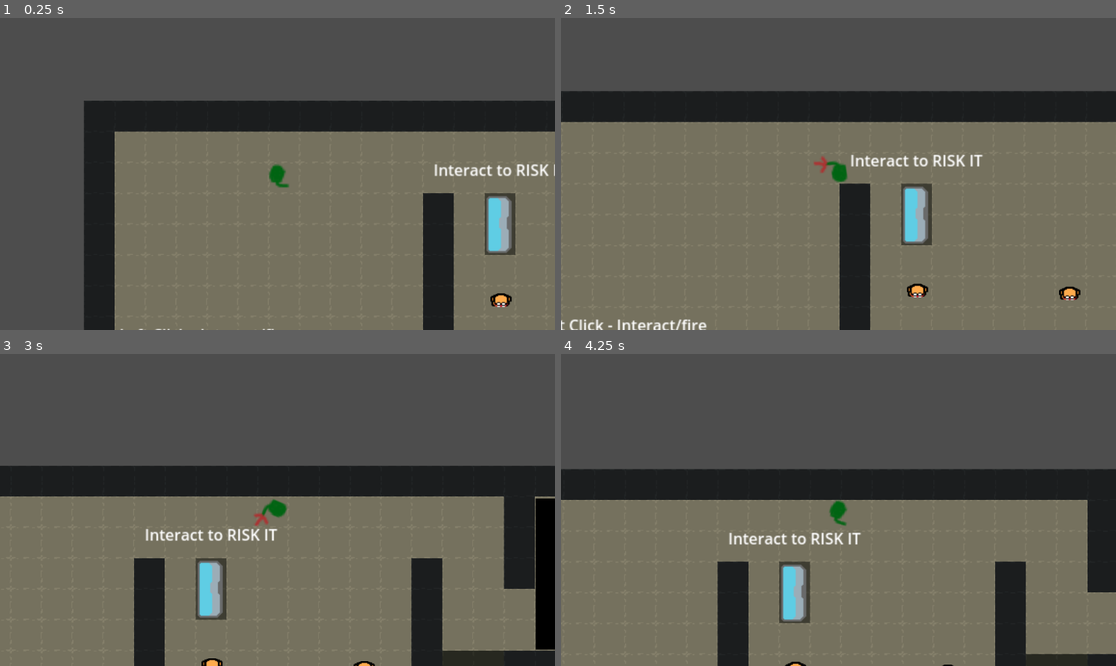
Above: before the commit, frames 1-4 (two rows, left to right).
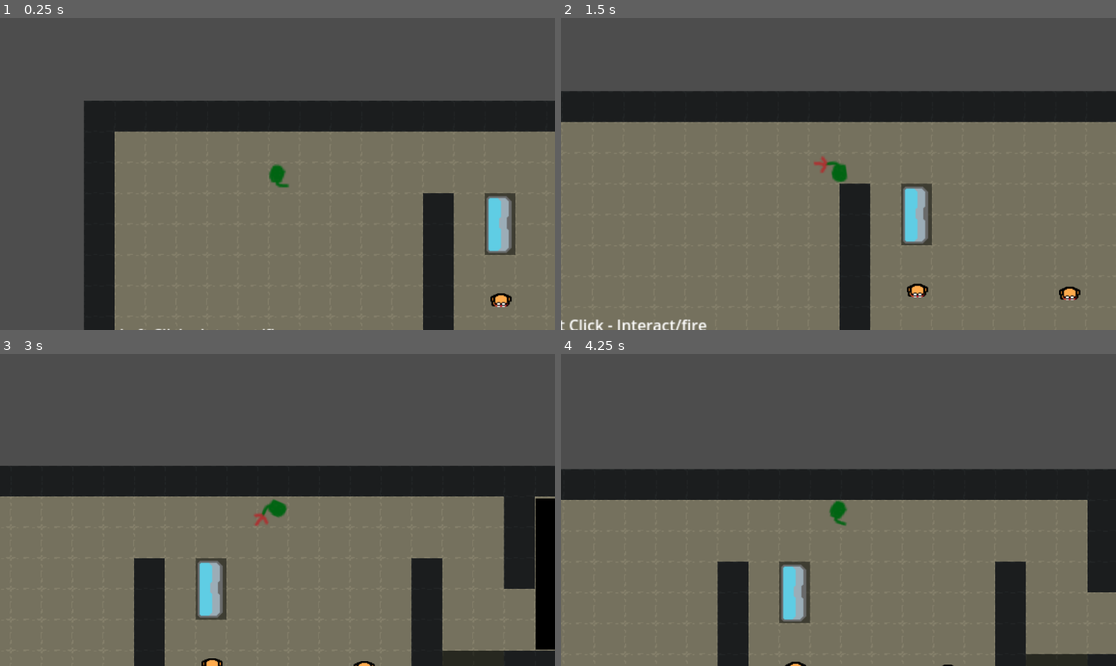
Above: after the commit, the same moments.

Repository: BobWizardLad/risk-it-for-the-biscuit
Game: Godot game, scene res://levels/trial_one.tscn
The game is run twice, just before and just after one commit, with the same random seed, the same clock (stepped at 60 frames per second) and the same inputs.
Inputs (mouse positions are in pixels of both pictures, inside the frame that each line leads up to):
- Up to frame 1 (0.25 s): no input
- Up to frame 2 (1.5 s): tap Enter at 0.5 s; move the mouse to (960, 158) at 0.52 s; press the mouse at (960, 158) at 0.53 s; hold Right (ui_right) 0.53-1.28 s; move the mouse to (727, 189) at 1.27 s; release the mouse at (727, 189) at 1.28 s; hold Down (ui_down) from 1.28 s (still down); click (727, 189) at 1.35 s
- Up to frame 3 (3 s): tap Space at 2 s; move the mouse to (333, 441) at 2.02 s; release Down (ui_down) at 2.03 s; press the mouse at (333, 441) at 2.03 s; hold Right (ui_right) 2.03-2.78 s; move the mouse to (249, 572) at 2.77 s; release the mouse at (249, 572) at 2.78 s; hold Up (ui_up) from 2.78 s (still down); click (249, 572) at 2.85 s
- Up to frame 4 (4.25 s): tap Enter at 3.5 s; move the mouse to (1005, 556) at 3.52 s; release Up (ui_up) at 3.53 s; press the mouse at (1005, 556) at 3.53 s; hold Left (ui_left) from 3.53 s (still down)

The runs differ from the first frame. In frame 1, 0.4% of the frame differs, in the area x 78-100%, y 46-51%; in frame 2, 0.5%; in frame 3, 0.5%; in frame 4, 0.5%, in the area x 30-55%, y 57-62%.

Commit message:
refactor display_case scene and script to display prompt text when nearby

Diff:
--- a/bake-hard/scenes/display_case.tscn
+++ b/bake-hard/scenes/display_case.tscn
@@ -30,7 +30,7 @@
 position = Vector2(15.5, 0.5)
 shape = SubResource("RectangleShape2D_pqt5d")
 
-[node name="Label" type="Label" parent="."]
+[node name="InteractLabel" type="Label" parent="."]
 offset_left = -68.0
 offset_top = -69.0
 offset_right = 70.0
--- a/bake-hard/scripts/display_case.gd
+++ b/bake-hard/scripts/display_case.gd
@@ -1,11 +1,13 @@
 extends Node2D
+
+@onready var interact_label = $InteractLabel
 
 signal level_begin
 
 var player_in_area = false
 
 func _ready() -> void:
-	pass
+	interact_label.hide()
 
 func _input(event: InputEvent) -> void:
 	if event.is_action_pressed("fire"):
@@ -18,8 +20,10 @@
 
 func _on_start_area_body_entered(body: Node) -> void:
 	if body is Player:
+		interact_label.show()
 		player_in_area = true
 
 func _on_start_area_body_exited(body: Node) -> void:
 	if body is Player:
+		interact_label.hide()
 		player_in_area = false
Not shown: 1 places in bake-hard/levels/trial_one.tscn that only renumber resources
